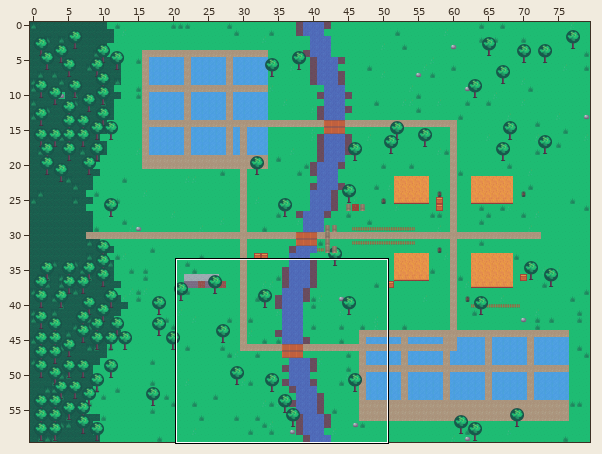
Tiled map (JSON), stored at themes/vietnam/maps/river-village.tmj. The picture above shows the old version from afar; the outline marks the close-up.
Close-up. First the earlier version:
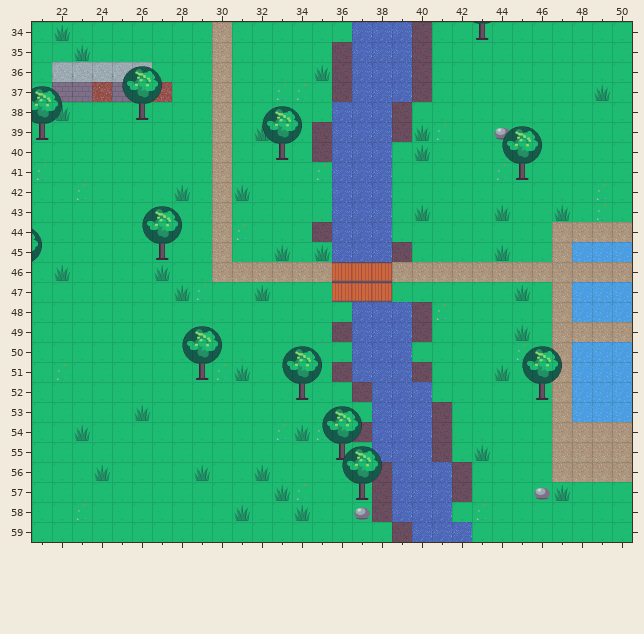
Cells are 48x48 px. Shown: x 21..50, y 34..59. The commit also changed other parts of the map, which this record leaves out. Tiles whose own drawing changed are shown in their newer look in all pictures.
Now the later version:
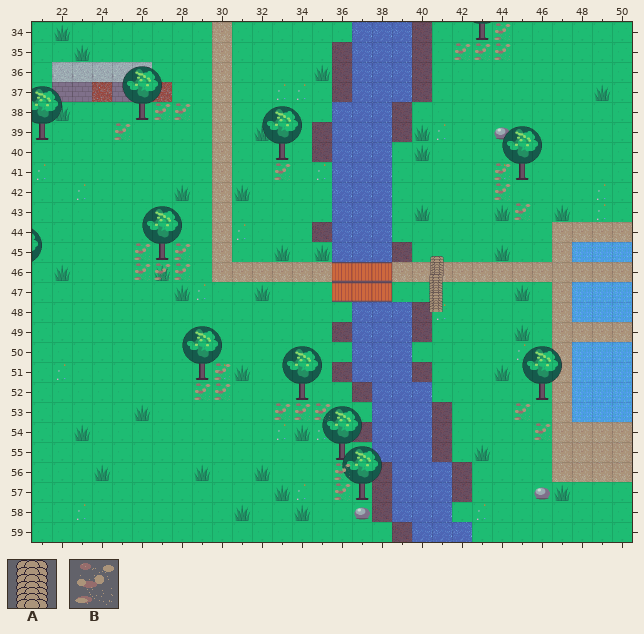
Key: from "sandbags": A 0 "tile", B 1.
_ is an empty cell.
Objects are placed by their top-left corner, in cells (3,4 is the top-left corner of cell 3,4); size is 1x1 cell unless given.
Change:
Layer "sandbags":
A new object: A "tile" at 40.7,45.7.
A new object: A "tile" at 40.7,46.6.
A new object: A "tile" at 40.7,47.5.
Layer "roofs":
Tile B now appears in row 34 at x 44; in row 35 at x 42 to 44; in row 38 at x 27 to 28; in row 39 at x 25; in row 41 at x 33 and 44; in row 42 at x 44.
Tile B now appears in row 43 at x 45; in row 45 at x 26 and 28; in row 46 at x 26 to 28; in row 51 at x 30; in row 52 at x 29 to 30; in row 53 at x 33 to 35 and 45.
Tile B now appears in row 54 at x 46; in rows 56 to 57 at x 36.
